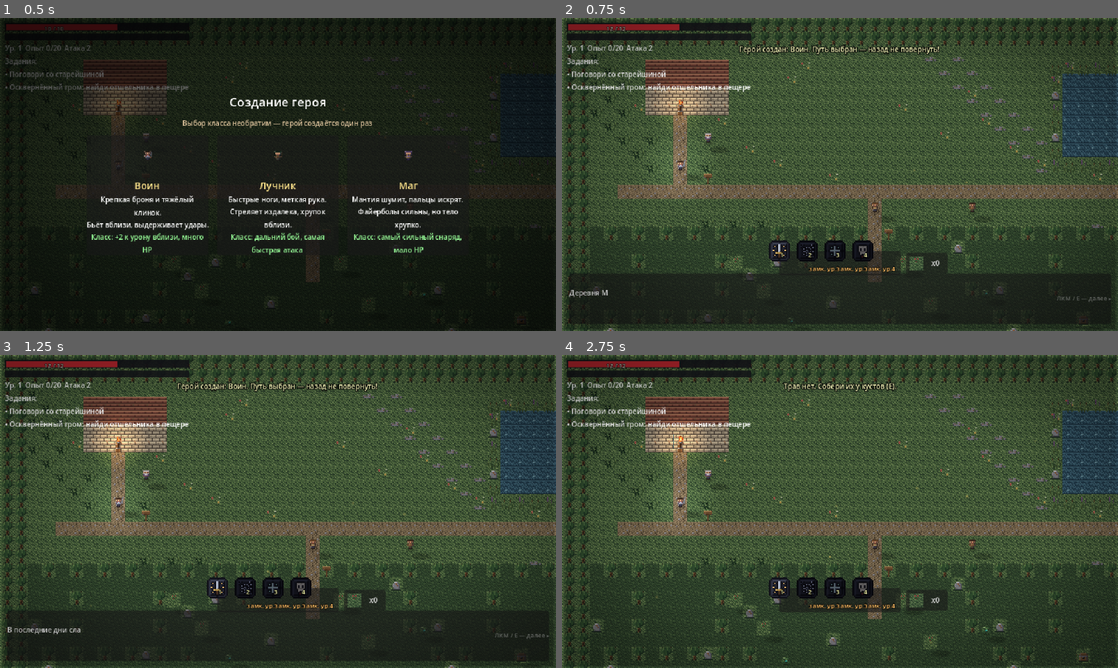
Above: before the commit, frames 1-4 (two rows, left to right).
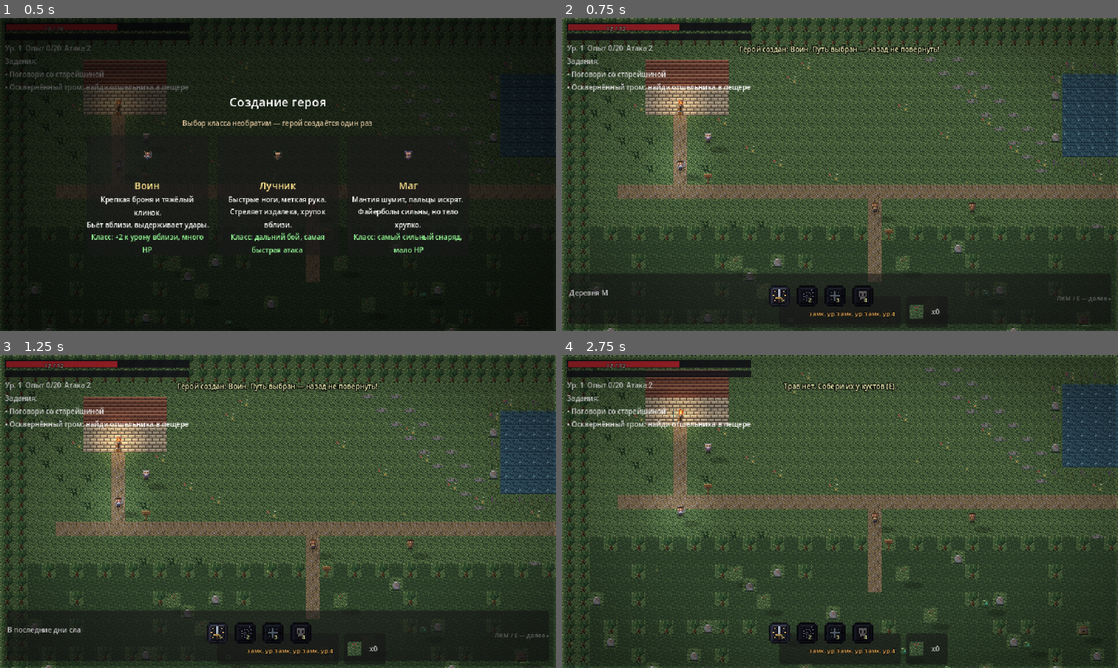
Above: after the commit, the same moments.

Repository: kgazha/shadows-of-the-northwood
Game: Godot game, scene res://scenes/main.tscn
Same seed, same stepped clock (60 frames per second), same inputs: the game is played once before the commit and once after it.
Inputs (mouse positions are in pixels of both pictures, inside the frame that each line leads up to):
- Up to frame 1 (0.5 s): no input
- Up to frame 2 (0.75 s): tap Enter (ui_accept) at 0.5 s; move the mouse to (706, 136) at 0.52 s; press the mouse at (706, 136) at 0.53 s; hold D (move_right) from 0.53 s (still down)
- Up to frame 3 (1.25 s): keep holding D (move_right); tap Enter (ui_accept) at 0.77 s; tap Space (attack, bound only before the commit) at 0.8 s
- Up to frame 4 (2.75 s): release D (move_right) at 1.25 s; release the mouse at (706, 473) at 1.25 s; click "x0" at 1.25 s; move the mouse to (873, 545) at 2.02 s; hold S (move_down) from 2.03 s (still down); tap Space (attack, bound only before the commit) at 2.1 s; click (873, 545) at 2.17 s; tap Enter (ui_accept) at 2.27 s; tap E (interact) at 2.3 s

Frame 1 is identical in both runs. In frame 2, 2.8% of the frame differs, in the area x 37-70%, y 70-99%; in frame 3, 2.8%; in frame 4, 38%, in the area x 0-100%, y 0-100%.

Commit message:
phase4d: WASD movement + LMB aimed attack (hold-to-repeat) + spacebar dodge roll with i-frames; skill panel pinned to screen bottom

Diff:
--- a/pixel-rpg/project.godot
+++ b/pixel-rpg/project.godot
@@ -56,6 +56,11 @@
 }
 attack={
 "deadzone": 0.5,
+"events": [Object(InputEventMouseButton,"resource_local_to_scene":false,"resource_name":"","device":-1,"window_id":0,"alt_pressed":false,"shift_pressed":false,"ctrl_pressed":false,"meta_pressed":false,"button_mask":0,"position":Vector2(0, 0),"global_position":Vector2(0, 0),"factor":1.0,"button_index":1,"canceled":false,"pressed":false,"double_click":false,"script":null)
+]
+}
+roll={
+"deadzone": 0.5,
 "events": [Object(InputEventKey,"resource_local_to_scene":false,"resource_name":"","device":-1,"window_id":0,"alt_press …(190 unchanged characters)…
 ]
 }
--- a/pixel-rpg/scripts/hud.gd
+++ b/pixel-rpg/scripts/hud.gd
@@ -324,10 +324,11 @@
 		push_warning("Нет ассета: assets/skill_icons.png — панель скиллов без иконок")
 	skill_panel = PanelContainer.new()
 	skill_panel.set_anchors_preset(Control.PRESET_CENTER_BOTTOM)
+	# прижато к самому низу экрана, чтобы не закрывать поле боя
 	skill_panel.offset_left = -70
 	skill_panel.offset_right = 70
-	skill_panel.offset_top = -92
-	skill_panel.offset_bottom = -64
+	skill_panel.offset_top = -40
+	skill_panel.offset_bottom = -4
 	var hb := HBoxContainer.new()
 	hb.add_theme_constant_override("separation", 4)
 	skill_panel.add_child(hb)
@@ -372,8 +373,8 @@
 	potion_btn.set_anchors_preset(Control.PRESET_CENTER_BOTTOM)
 	potion_btn.offset_left = 76
 	potion_btn.offset_right = 124
-	potion_btn.offset_top = -90
-	potion_btn.offset_bottom = -66
+	potion_btn.offset_top = -40
+	potion_btn.offset_bottom = -4
 	potion_btn.mouse_filter = Control.MOUSE_FILTER_STOP
 	potion_btn.tooltip_text = "Лесное зелье: +3 HP (Q или клик)"
 	if ResourceLoader.exists("res://assets/tiles.png"):
--- a/pixel-rpg/scripts/player.gd
+++ b/pixel-rpg/scripts/player.gd
@@ -1,30 +1,23 @@
 extends CharacterBody2D
-## Герой спринта 2: управление мышью (приказы идти/атаковать/взаимодействовать),
-## класс из classes_data.gd, автоатака (мили — do_attack, дальние — снаряд),
-## скиллы 1-4 с кулдаунами. WASD убран.
+## Герой: WASD-движение, прицел мышью (ЛКМ — атака в сторону курсора),
+## кувырок на пробеле (i-frames), класс из classes_data.gd, скиллы 1-4.
 
 const Classes := preload("res://scripts/classes_data.gd")
 const PROJ := preload("res://scripts/projectile.gd")
 
-const LEASH := 160.0        # погоня за целью дальше этой точки от приказа — отмена
-const ARRIVE := 3.0         # точность прихода в точку приказа
-const INTERACT_DIST := 14.0 # дистанция, с которой выполняем try_interact
-const CANCEL_RATIO := 0.35  # прошли меньше CANCEL_RATIO желаемого — упёрлись, отмена
+const ROLL_TIME := 0.22     # длительность кувырка
+const ROLL_SPEED := 170.0   # скорость рывка (базовая скорость героя ~55)
+const ROLL_CD := 0.9        # кулдаун после окончания кувырка
 
 var anim: AnimatedSprite2D
 var facing := "down"
 var attack_cd := 0.0
 var hurt_cd := 0.0
 var _flash_t := 0.0
-
-# --- приказы мышью ---
-var move_target := Vector2.INF     # идти в точку
-var attack_target: Node2D = null   # догнать и бить
-var attack_origin := Vector2.INF   # точка отмены по leash
-var interact_target = null         # дойти и try_interact()
-var path: Array = []               # waypoints мировых точек (A* по тайлам)
-var _repath_t := 0.0
-var _stuck_t := 0.0
+# --- кувырок ---
+var roll_t := 0.0
+var roll_cd := 0.0
+var roll_dir := Vector2.RIGHT
 # --- скиллы ---
 var skill_cd := [0.0, 0.0, 0.0, 0.0]  # НЕ сериализуются
 var pending_mult := 1.0               # «Мощный удар»: множитель следующего мили-удара
@@ -79,45 +72,18 @@
 			fr.add_frame(dir_name, at, 0.0)
 	anim.sprite_frames = fr
 
-# --- приказы (вызывает world из обработчиков мыши) ---
-
-func command_move(p: Vector2) -> void:
-	cancel_orders()
-	move_target = p
-	path = world.build_path(global_position, p)
-
-func command_attack(e: Node2D) -> void:
-	cancel_orders()
-	attack_target = e
-	attack_origin = global_position
-
-func command_interact(obj) -> void:
-	cancel_orders()
-	interact_target = obj
-	if obj != null and obj is Node2D:
-		path = world.build_path(global_position, (obj as Node2D).global_position)
-
+# --- приказы удалены: прямое управление WASD + мышь-прицел ---
+
+## Сброс «заряженных» состояний (смерть и пр.).
 func cancel_orders() -> void:
-	move_target = Vector2.INF
-	attack_target = null
-	interact_target = null
-	attack_origin = Vector2.INF
 	pending_mult = 1.0
-	path = []
-
-## Куда бежим прямо сейчас: ближайший waypoint пути, иначе — прямая к цели.
-func _next_step_want(goal: Vector2) -> Vector2:
-	while not path.is_empty() and global_position.distance_to(path[0]) < 3.0:
-		path.remove_at(0)
-	if not path.is_empty():
-		return global_position.direction_to(path[0])
-	return global_position.direction_to(goal)
 
 func _physics_process(delta: float) -> void:
 	attack_cd = maxf(0.0, attack_cd - delta)
 	hurt_cd = maxf(0.0, hurt_cd - delta)
 	_flash_t = maxf(0.0, _flash_t - delta)
 	siphon_t = maxf(0.0, siphon_t - delta)
+	roll_cd = maxf(0.0, roll_cd - delta)
 	if mark_t > 0.0:
 		mark_t -= delta
 		if mark_t <= 0.0:
@@ -131,105 +97,78 @@
 
 	if GameState.input_locked:
 		velocity = Vector2.ZERO
+		roll_t = 0.0
 		move_and_slide()
 		return
 
-	_execute_orders(delta)
-
+	# --- кувырок (активная фаза: перекрывает обычный ход) ---
+	if roll_t > 0.0:
+		roll_t = maxf(0.0, roll_t - delta)
+		velocity = roll_dir * ROLL_SPEED
+		_set_facing_from(roll_dir)
+		anim.play(facing)
+		if roll_t == 0.0:
+			anim.modulate.a = 1.0
+		move_and_slide()
+		return
+
+	# --- WASD-ход ---
+	var mv := Input.get_vector("move_left", "move_right", "move_up", "move_down")
+	velocity = mv * float(class_data().speed)
 	if velocity != Vector2.ZERO:
-		if absf(velocity.x) >= absf(velocity.y):
-			facing = "right" if velocity.x > 0 else "left"
-		else:
-			facing = "down" if velocity.y > 0 else "up"
+		_set_facing_from(velocity)
 		anim.play(facing)
 	else:
+		# в покое герой смотрит на курсор — прицел melee-дуги всегда понятен
+		face_to(world.get_global_mouse_position())
 		if anim.animation != facing:
 			anim.play(facing)
 		anim.frame = 0
 		anim.pause()
-	if Input.is_action_just_pressed("attack"):
-		do_attack()
-
-## Исполнение активного приказа. Приоритет: атака > взаимодействие > идти в точку.
-## Ход — по A*-пути вокруг стен; враг близко и видно напрямую — идём прямо.
-func _execute_orders(delta: float) -> void:
-	var want := Vector2.ZERO
-	var goal := Vector2.INF  # финальная точка приказа (для перестроения пути)
-	if attack_target != null:
-		if not is_instance_valid(attack_target):
-			attack_target = null
-		elif attack_origin != Vector2.INF and global_position.distance_squared_to(attack_origin) > LEASH * LEASH:
-			attack_target = null  # цель убежала за leash — отмена
-		else:
-			var d := global_position.distance_to(attack_target.global_position)
-			face_to(attack_target.global_position)
-			if d <= float(class_data().radius):
-				_attack_in_range()
-			else:
-				goal = attack_target.global_position
-				if d <= float(class_data().radius) + 26.0 and world.line_clear(global_position, goal):
-					path = []  # цель видна — прямая без обхода
-					want = global_position.direction_to(goal)
-				else:
-					_repath_t -= delta
-					if _repath_t <= 0.0:
-						_repath_t = 0.45
-						path = world.build_path(global_position, goal)
-					want = _next_step_want(goal)
-	if want == Vector2.ZERO and interact_target != null:
-		if not is_instance_valid(interact_target):
-			interact_target = null
-			path = []
-		else:
-			var di := global_position.distance_to(interact_target.global_position)
-			if di <= INTERACT_DIST:
-				var it = interact_target
-				interact_target = null
-				path = []
-				if it.has_method("try_interact"):
-					it.try_interact()
-			else:
-				goal = interact_target.global_position
-				want = _next_step_want(goal)
-	if want == Vector2.ZERO and move_target != Vector2.INF and attack_target == null and interact_target == null:
-		var dm := global_position.distance_to(move_target)
-		if dm <= ARRIVE:
-			move_target = Vector2.INF
-			path = []
-		else:
-			goal = move_target
-			want = _next_step_want(goal)
-	velocity = want * float(class_data().speed)
-	if want != Vector2.ZERO:
-		var prev := global_position
-		move_and_slide()
-		# упёрлись: путь есть — перестроить; пути нет — отменить приказ (старое поведение)
-		var moved := global_position.distance_to(prev)
-		if moved < float(class_data().speed) * delta * CANCEL_RATIO:
-			_stuck_t += delta
-			if _stuck_t > 0.45:
-				_stuck_t = 0.0
-				if goal != Vector2.INF and not path.is_empty():
-					path = world.build_path(global_position, goal)
-				elif attack_target == null:
-					move_target = Vector2.INF
-					interact_target = null
-					path = []
-		else:
-			_stuck_t = 0.0
+	move_and_slide()
+
+	# --- атака удержанием ЛКМ в сторону курсора (не кликаем сквозь UI) ---
+	if roll_t <= 0.0 and Input.is_action_pressed("attack") \
+			and get_viewport().gui_get_hovered_control() == null:
+		attack_at(world.get_global_mouse_position())
+
+	# --- кувырок на пробеле ---
+	if Input.is_action_just_pressed("roll") and roll_cd <= 0.0 and roll_t <= 0.0:
+		start_roll(mv)
+
+func _set_facing_from(v: Vector2) -> void:
+	if absf(v.x) >= absf(v.y):
+		facing = "right" if v.x > 0 else "left"
 	else:
-		move_and_slide()
-
-func _attack_in_range() -> void:
-	if attack_cd > 0.0:
-		return
+		facing = "down" if v.y > 0 else "up"
+
+## Кувырок: рывок в сторону движения (или к курсору, если стоим).
+## Во время roll_t герой неуязвим — перекат сквозь врагов и снаряды.
+func start_roll(mv: Vector2) -> void:
+	roll_dir = mv.normalized() if mv != Vector2.ZERO else _aim_dir()
+	roll_t = ROLL_TIME
+	roll_cd = ROLL_CD + ROLL_TIME
+	_ring_fx(12.0, Color(0.75, 0.65, 0.5, 0.5))
+	_spark(global_position + roll_dir * 6.0, Color(0.8, 0.72, 0.55, 0.7), 5.0)
+	anim.modulate.a = 0.75
+
+## Атака в мировую точку: встать лицом и ударить/выстрелить в её сторону.
+func attack_at(p: Vector2) -> void:
+	if attack_cd > 0.0 or roll_t > 0.0:
+		return
+	face_to(p)
 	if String(class_data().kind) == "melee":
 		do_attack()
 	else:
 		attack_cd = float(class_data().attack_speed)
-		var dir := global_position.direction_to(attack_target.global_position)
+		var dir := global_position.direction_to(p)
 		_recoil_fx(dir)
 		fire_projectile(dir)
+
+## Направление прицела: от героя к курсору (в Standby — лицом).
+func _aim_dir() -> Vector2:
+	var d := world.get_global_mouse_position() - global_position
+	return d.normalized() if d.length() > 2.0 else facing_dir()
 
 ## Отдача дальнобойщика: корпус слегка отводит назад от выстрела.
 func _recoil_fx(dir: Vector2) -> void:
@@ -372,7 +311,7 @@
 	var idx := sprite if sprite >= 0 else int(class_data().projectile)
 	if idx < 0:
 		return
-	var tgt := attack_target if attack_target != null and is_instance_valid(attack_target) else null
+	var tgt := _skill_target()
 	var d := dmg_vs(tgt, mult) if tgt != null else int(round(float(GameState.damage) * mult))
 	var muzzle := global_position + dir * 8.0
 	var pd = PROJ.new()
@@ -460,10 +399,8 @@
 				get_tree().create_timer(0.5 * (k + 1)).timeout.connect(_firestorm_tick)
 	return true
 
-## Цель скилла: активная цель автоатаки или ближайший враг в радиусе класса.
+## Цель скилла: ближайший враг в радиусе класса.
 func _skill_target() -> Node2D:
-	if attack_target != null and is_instance_valid(attack_target):
-		return attack_target
 	var best: Node2D = null
 	var bd := float(class_data().radius)
 	for e in get_tree().get_nodes_in_group("enemy"):
@@ -476,9 +413,7 @@
 	return best
 
 func _shoot_dir() -> Vector2:
-	if attack_target != null and is_instance_valid(attack_target):
-		return global_position.direction_to(attack_target.global_position)
-	return facing_dir()
+	return _aim_dir()
 
 func _rain_marker(p: Vector2) -> void:
 	var m := ColorRect.new()
@@ -509,8 +444,8 @@
 # --- получение урона ---
 
 func take_damage(n: int) -> void:
-	if hurt_cd > 0.0 or GameState.hp <= 0:
-		return
+	if hurt_cd > 0.0 or roll_t > 0.0 or GameState.hp <= 0:
+		return  # кувырок = i-frames: сквозь удары и снаряды
 	hurt_cd = 0.8
 	_flash_t = 0.35
 	GameState.hurt(n)
--- a/pixel-rpg/scripts/world.gd
+++ b/pixel-rpg/scripts/world.gd
@@ -166,18 +166,15 @@
 		var npc = npc_script.new()
 		village_zone.add_child(npc)
 		npc.setup(self, String(e[0]), Vector2i(int(e[1]), int(e[2])))
-		npc.input_event.connect(_on_area_pick.bind(npc))  # ЛКМ по NPC = дойти и взаимодействовать
 	var it_script := load("res://scripts/interactable.gd")
 	for e: Array in meta.get("herbs", []):
 		var herb = it_script.new()
 		village_zone.add_child(herb)
 		herb.setup(self, "herb", Vector2i(int(e[0]), int(e[1])))
-		herb.input_event.connect(_on_area_pick.bind(herb))
 	for e: Array in meta.get("chests", []):
 		var chest = it_script.new()
 		village_zone.add_child(chest)
 		chest.setup(self, "chest", Vector2i(int(e[0]), int(e[1])))
-		chest.input_event.connect(_on_area_pick.bind(chest))
 	var slime_script := load("res://scripts/slime.gd")
 	for e: Array in meta.get("slimes", []):
 		var slime = slime_script.new()
@@ -189,10 +186,6 @@
 	cave_zone.add_child(dz)
 	dz.setup(self)
 	dungeon_zone = dz
-	# интерактив пещеры (отшельник, лестница, дверь, сундук) — тоже кликабелен мышью
-	for ch in dz.get_children():
-		if ch.has_method("get_hint") and "input_event" in ch:
-			ch.input_event.connect(_on_area_pick.bind(ch))
 	cave_zone.visible = false
 	cave_zone.process_mode = Node.PROCESS_MODE_DISABLED
 
@@ -200,7 +193,6 @@
 	var stairs := CaveStairs.new()
 	village_zone.add_child(stairs)
 	stairs.setup(self, CAVE_ENTRANCE_TILE)
-	stairs.input_event.connect(_on_area_pick.bind(stairs))
 
 func _build_fade() -> void:
 	var cl := CanvasLayer.new()
@@ -255,15 +247,6 @@
 		Input.set_custom_mouse_cursor(cur_enemy, Input.CURSOR_ARROW, Vector2(8, 8))
 	else:
 		Input.set_custom_mouse_cursor(cur_move, Input.CURSOR_ARROW, Vector2(8, 8))
-
-## ЛКМ по интерактиву (Area2D с get_hint) — дойти и try_interact().
-func _on_area_pick(_vp: Node, ev: InputEvent, _shape: int, obj) -> void:
-	if ev is InputEventMouseButton and ev.pressed and ev.button_index == MOUSE_BUTTON_LEFT:
-		if GameState.input_locked or hud.is_dialog_open() or hud.is_modal_open():
-			return
-		if is_instance_valid(obj):
-			player.command_interact(obj)
-		get_viewport().set_input_as_handled()
 
 func _unhandled_input(event: InputEvent) -> void:
 	if GameState.input_locked:
@@ -295,18 +278,7 @@
 			GameState.toast.emit("Игра загружена (F9)")
 		else:
 			GameState.toast.emit("Сохранение не найдено")
-	# --- мышь-приказы и скиллы (спринт 2) ---
-	elif event is InputEventMouseButton and event.pressed:
-		if event.button_index == MOUSE_BUTTON_LEFT:
-			var e := _enemy_at(get_global_mouse_position())
-			if e != null:
-				player.command_attack(e)
-			else:
-				player.command_move(get_global_mouse_position())
-		elif event.button_index == MOUSE_BUTTON_RIGHT:
-			player.cancel_orders()
-	elif event.is_action_pressed("ui_cancel"):
-		player.cancel_orders()
+	# --- скиллы и зелье (атака ЛКМ опрашивается в player.gd) ---
 	elif event.is_action_pressed("potion"):
 		drink_potion()
 	else:
Not shown, changed: DEV-NOTES.md
